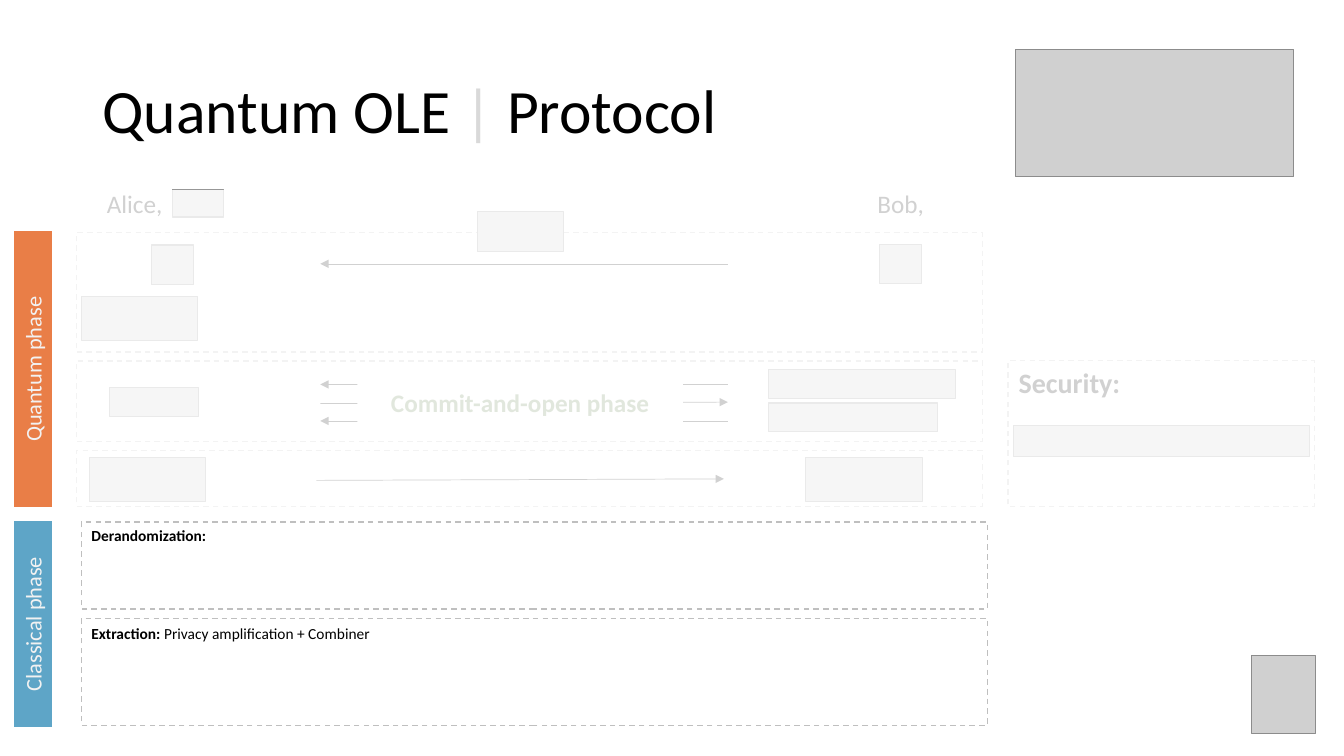
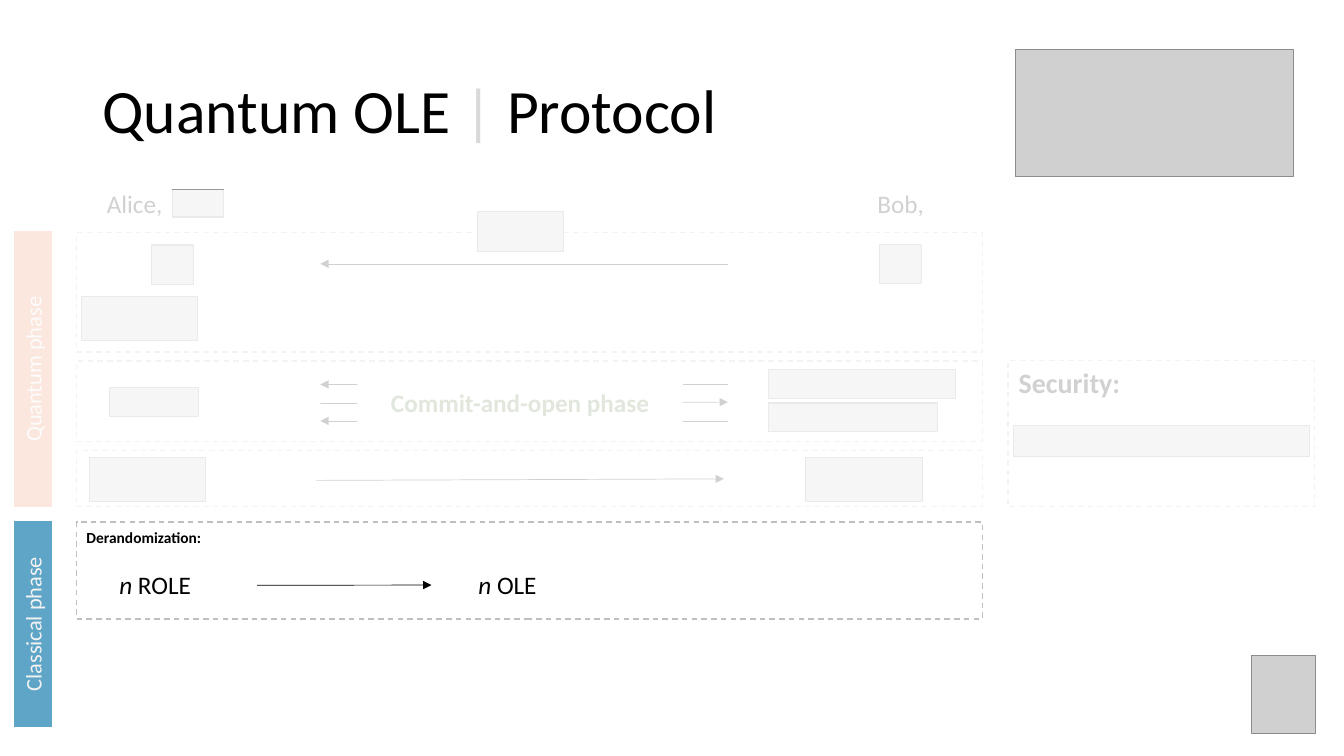
Before and after one commit to manel1874/PhD-thesis, a slide deck: slide 75 of thesis_defense/Thesis_presentation.pptx (slide 72 before the commit). Drawn at 1344x756 pixels with LibreOffice and Linux fonts; fonts in the diff are those of the drawing; grey boxes stand for pictures; background and template pictures are left out. Boxes give left, top, right and bottom in pixels: in the first picture for what was removed or moved away, otherwise in the second. Text is boxed around its words. In the diff, an @@ line names an element or a change of style, - is before the commit and + after.

Commit message:
Update presentation

```diff
--- a/thesis_defense/Thesis_presentation.pptx
+++ b/thesis_defense/Thesis_presentation.pptx
@@ rectangle: place and size @@
-rectangle at <box>66,190,1330,512</box>
+rectangle at <box>0,190,1330,512</box>
@@ text "Derandomization:": place and size @@
-text "Derandomization:" at <box>91,530,206,541</box>
+text "Derandomization:" at <box>86,532,201,543</box>
@@ rectangle: place and size @@
-rectangle at <box>82,522,988,609</box>
+rectangle at <box>77,522,983,619</box>
@@ text added at <box>119,577,191,594</box>, 18 pt, text #000000 @@
+n ROLE
@@ arrow added from (257, 586) to (432, 585), #000000 0.5 pt @@
@@ text added at <box>478,577,537,594</box>, 18 pt, text #000000 @@
+n OLE
@@ rectangle removed at <box>82,619,988,726</box> @@
@@ text removed at <box>91,628,369,642</box> @@
-Extraction: Privacy amplification + Combiner
```
Also in this commit, not shown: 9 other slides changed, 16 slides added, 1 other file.
